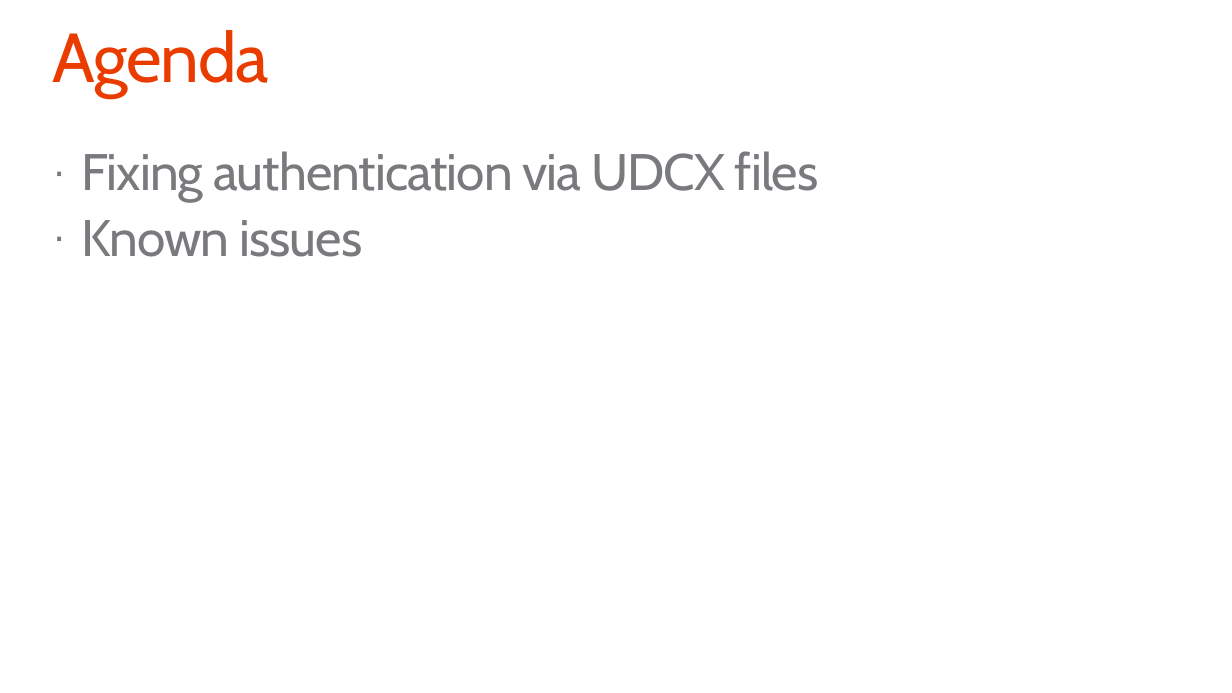
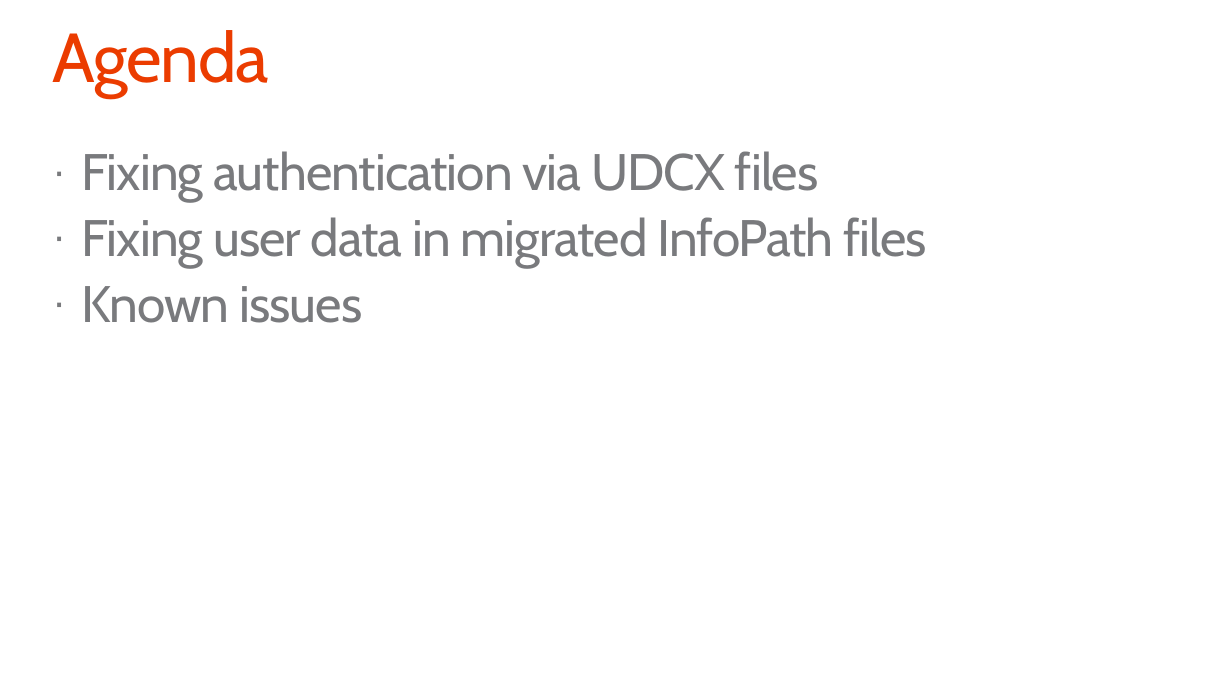
Before and after one commit to pnp/PnP-Transformation, a slide deck: slide 3 of InfoPath/Guidance/Decks/Office 365 JDP InfoPath - Post migration guidance.pptx. Drawn at 1232x693 pixels with LibreOffice and Linux fonts; fonts in the diff are those of the drawing; background and template pictures are left out. Boxes give left, top, right and bottom in pixels: in the first picture for what was removed or moved away, otherwise in the second. Text is boxed around its words. In the diff, an @@ line names an element or a change of style, - is before the commit and + after.

```diff
--- a/InfoPath/Guidance/Decks/Office 365 JDP InfoPath - Post migration guidance.pptx
+++ b/InfoPath/Guidance/Decks/Office 365 JDP InfoPath - Post migration guidance.pptx
@@ text at [81,217,927,267]: paragraph added @@
+· Fixing user data in migrated InfoPath files
```
Also in this commit, not shown: 2 other slides changed, 8 slides added, 1 other file.
